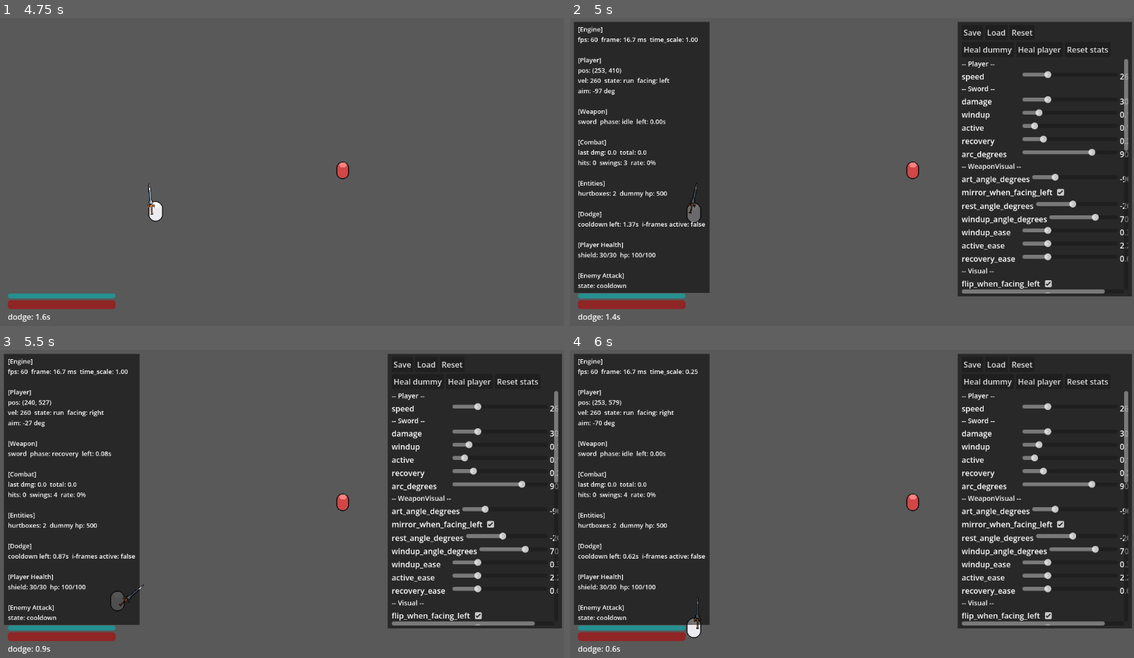
Above: before the commit, frames 1-4 (two rows, left to right).
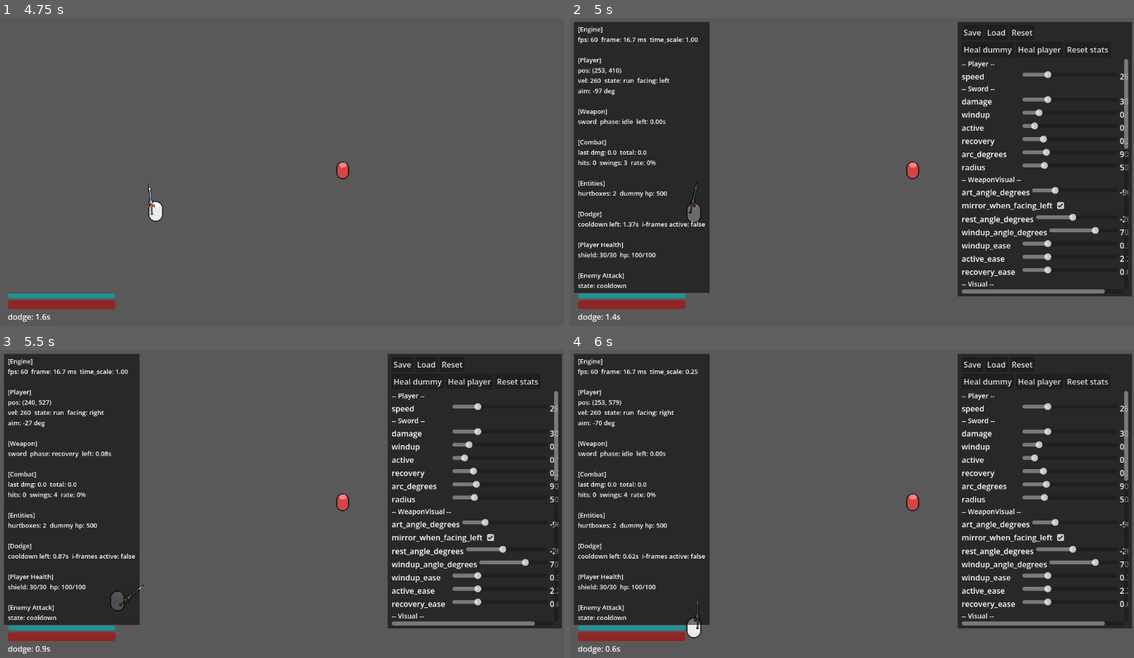
Above: after the commit, the same moments.

Repository: Matcry12/Thiat
Game: Godot game, scene res://scenes/arena.tscn
The game is run twice, just before and just after one commit, with the same random seed, the same clock (stepped at 60 frames per second) and the same inputs.
Inputs (mouse positions are in pixels of both pictures, inside the frame that each line leads up to):
- Up to frame 1 (4.75 s): tap Enter at 0.5 s; move the mouse to (406, 159) at 0.52 s; hold D (move_right) 0.53-1.28 s; click (406, 159) at 0.6 s; move the mouse to (169, 193) at 1.27 s; hold S (move_down) 1.28-2.03 s; tap Q (dodge) at 1.35, 2.85, 4.35 s; move the mouse to (338, 107) at 2.02 s; hold D (move_right) 2.03-2.78 s; click (338, 107) at 2.1 s; move the mouse to (253, 239) at 2.77 s; hold W (move_up) 2.78-3.53 s; move the mouse to (451, 224) at 3.52 s; hold A (move_left) from 3.53 s (still down); click (451, 224) at 3.6 s; tap F1 (debug_hitboxes) at 4.15 s; move the mouse to (112, 128) at 4.27 s
- Up to frame 2 (5 s): keep holding A (move_left); tap F3 (debug_panel) at 4.9 s
- Up to frame 3 (5.5 s): move the mouse to (310, 507) at 5.02 s; release A (move_left) at 5.03 s; hold S (move_down) from 5.03 s (still down); click (310, 507) at 5.1 s
- Up to frame 4 (6 s): tap F2 (debug_slowmo) at 5.65 s; move the mouse to (767, 430) at 5.77 s; release S (move_down) at 5.78 s; hold D (move_right) from 5.78 s (still down); tap Q (dodge) at 5.85 s

Frame 1 is identical in both runs. In frame 2, 2.4% of the frame differs, in the area x 69-99%, y 42-90%; in frame 3, 2.4%; in frame 4, 2.4%.

Commit message:
feat(combat): melee hit area is a sector generated from arc + radius
Dragging a rectangle is a clumsy way to describe a sweep. A sweep is a sector:
an arc angle (cung tron) and a radius (ban kinh). SectorShape is a @tool
CollisionPolygon2D that GENERATES the pie-slice from those two numbers, live in
the editor and live while playing.

This keeps decision 0011 intact - the hit area is still real geometry carried by
the weapon pivot, not maths against the aim direction - while giving numeric
control back. One owner: the numbers generate the shape, and arc_degrees drives
both the blade's visual sweep and the hit sector, so they cannot disagree.

The Hitbox moves from under Blade to under WeaponVisual, the hand pivot: the
sector covers the whole region the blade sweeps through, so it must rotate with
aim but not with the blade's own animation, which would double-count it.

F1 now draws CollisionPolygon2D outlines, so the sector is visible. F3 gets
radius and arc sliders with sensible ranges.

Ten tests pass, boots clean.

Co-Authored-By: Claude Opus 5 <noreply@anthropic.com>

Diff:
--- a/scenes/player.tscn
+++ b/scenes/player.tscn
@@ -12,12 +12,10 @@
 [ext_resource type="Texture2D" uid="uid://jshxlxj775bb" path="res://assets/stock/sword_straight.png" id="10"]
 [ext_resource type="Script" path="res://scripts/components/health.gd" id="11"]
 [ext_resource type="Script" path="res://scripts/components/dodge.gd" id="12"]
+[ext_resource type="Script" path="res://scripts/components/sector_shape.gd" id="13"]
 
 [sub_resource type="CircleShape2D" id="BodyShape"]
 radius = 11.0
-
-[sub_resource type="RectangleShape2D" id="HitShape"]
-size = Vector2(10, 34)
 
 [sub_resource type="CircleShape2D" id="HurtShape"]
 radius = 15.0
@@ -60,14 +58,14 @@
 centered = false
 offset = Vector2(-8, -44)
 
-[node name="Hitbox" type="Area2D" parent="WeaponVisual/Blade" unique_id=2141333532]
+[node name="Hitbox" type="Area2D" parent="WeaponVisual" unique_id=2141333532]
 collision_layer = 8
 collision_mask = 4
 script = ExtResource("4")
 
-[node name="CollisionShape2D" type="CollisionShape2D" parent="WeaponVisual/Blade/Hitbox" unique_id=1592139998]
-position = Vector2(-0.5000005, -26.999998)
-shape = SubResource("HitShape")
+[node name="SectorShape" type="CollisionPolygon2D" parent="WeaponVisual/Hitbox" unique_id=1592139998]
+script = ExtResource("13")
+weapon = ExtResource("6")
 
 [node name="Hurtbox" type="Area2D" parent="." unique_id=186865809]
 collision_layer = 2
@@ -80,7 +78,7 @@
 [node name="WeaponHolder" type="Node" parent="." unique_id=544363035]
 script = ExtResource("5")
 weapon = ExtResource("6")
-hitbox_path = NodePath("../WeaponVisual/Blade/Hitbox")
+hitbox_path = NodePath("../WeaponVisual/Hitbox")
 
 [node name="Health" type="Node" parent="."]
 script = ExtResource("11")
--- a/scripts/components/hitbox.gd
+++ b/scripts/components/hitbox.gd
@@ -2,12 +2,12 @@
 class_name Hitbox
 ## Deals damage to anything the shape overlaps while active.
 ##
-## The shape (`CollisionShape2D` under this node) is authored in the editor
-## as a child of `WeaponVisual/Blade`, sized to match the blade art. It IS
-## the hit area — there is no reach/arc math here to keep in sync with what
-## is drawn; the drawn blade and the hit area are the same transform
-## (decision 0011). Reparent/resize the shape to change what hits, not a
-## number in this script.
+## The shape (a `CollisionShape2D` or `CollisionPolygon2D` child of this node)
+## IS the hit area — there is no reach/arc math here to keep in sync with it.
+## It may be hand-authored (dragged in the editor, like the enemy's strike
+## circle) OR generated from weapon numbers (`SectorShape`, under the melee
+## Hitbox, decision 0011 amendment). Either way there is exactly one shape and
+## it is the single source of truth; this script never computes geometry.
 ##
 ## Collision layers (project-wide convention, BIT VALUES as used in .tscn):
 ##   1 = world/walls   2 = player hurtbox   4 = enemy hurtbox
--- /dev/null
+++ b/scripts/components/sector_shape.gd
@@ -0,0 +1,90 @@
+@tool
+extends CollisionPolygon2D
+class_name SectorShape
+## Generates a pie-slice (sector) polygon from an arc angle + a radius,
+## instead of a hand-dragged rectangle (decision 0011 amendment). The sector
+## is centred on local +X — the direction its parent points — and spans
+## `-arc_degrees/2 .. +arc_degrees/2`. Flat 2D, no perspective squashing
+## (.claude/memory/mistakes.md).
+##
+## ONE OWNER (.claude/memory/mistakes.md): if `weapon` is set, `arc_degrees`
+## and `radius` are OVERWRITTEN from it on every rebuild — WeaponData is the
+## source of truth and these two exports become read-only mirrors, kept
+## exported only so a) they show the current value in the inspector and
+## b) the shape still works standalone (no weapon) for a one-off sector.
+## Never hand-edit them on a weapon-driven sector; edit the .tres instead.
+
+@export var weapon: WeaponData: set = _set_weapon
+@export var arc_degrees := 90.0: set = _set_arc_degrees
+@export var radius := 50.0: set = _set_radius
+@export var inner_radius := 0.0: set = _set_inner_radius  ## hole near the hand, for polearms that don't hit at the grip
+@export var segments := 16: set = _set_segments           ## polygon smoothness
+
+var _last_weapon_arc := 0.0
+var _last_weapon_radius := 0.0
+## Guards against infinite recursion: _rebuild() mirrors weapon values back
+## into arc_degrees/radius, and those setters call _rebuild() too — without
+## this flag that write-back would re-trigger itself forever.
+var _syncing := false
+
+func _ready() -> void:
+	_rebuild()
+
+func _set_weapon(v: WeaponData) -> void:
+	weapon = v
+	_rebuild()
+
+func _set_arc_degrees(v: float) -> void:
+	arc_degrees = v
+	if not _syncing:
+		_rebuild()
+
+func _set_radius(v: float) -> void:
+	radius = v
+	if not _syncing:
+		_rebuild()
+
+func _set_inner_radius(v: float) -> void:
+	inner_radius = maxf(v, 0.0)
+	_rebuild()
+
+func _set_segments(v: int) -> void:
+	segments = maxi(v, 3)
+	_rebuild()
+
+## F3 writes straight to the WeaponData resource (it's a registered tuning
+## target), not to this node, so there is no setter/signal to hook. Polling
+## two floats per physics frame is cheap; rebuild only when they actually
+## changed since last frame.
+func _physics_process(_delta: float) -> void:
+	if weapon != null and (weapon.arc_degrees != _last_weapon_arc or weapon.radius != _last_weapon_radius):
+		_rebuild()
+
+func _rebuild() -> void:
+	var arc := arc_degrees
+	var r := radius
+	if weapon != null:
+		arc = weapon.arc_degrees
+		r = weapon.radius
+		_syncing = true
+		arc_degrees = arc
+		radius = r
+		_syncing = false
+	_last_weapon_arc = arc
+	_last_weapon_radius = r
+	polygon = build_sector_polygon(arc, r, inner_radius, segments)
+
+## Static so tests can build a polygon without a live node in the tree.
+static func build_sector_polygon(arc_deg: float, r: float, inner_r: float, segs: int) -> PackedVector2Array:
+	var half := deg_to_rad(maxf(arc_deg, 0.001)) / 2.0
+	var points := PackedVector2Array()
+	if inner_r <= 0.0:
+		points.append(Vector2.ZERO)
+	else:
+		for i in segs + 1:
+			var t: float = lerpf(-half, half, float(i) / segs)
+			points.append(Vector2.RIGHT.rotated(t) * inner_r)
+	for i in segs + 1:
+		var t: float = lerpf(half, -half, float(i) / segs)
+		points.append(Vector2.RIGHT.rotated(t) * r)
+	return points
--- a/scripts/debug/tuning_panel.gd
+++ b/scripts/debug/tuning_panel.gd
@@ -21,7 +21,8 @@
 ## current value" (see `_range_for`) gives a bad slider range. Keyed by
 ## property name only — NOT a hardcoded list of which properties exist.
 @export var range_overrides: Dictionary = {
-	"arc_degrees": {"min": -180.0, "max": 180.0},
+	"arc_degrees": {"min": 10.0, "max": 360.0},
+	"radius": {"min": 10.0, "max": 200.0},
 	"art_angle_degrees": {"min": -180.0, "max": 180.0},
 	"windup_angle_degrees": {"min": -180.0, "max": 180.0},
 	"rest_angle_degrees": {"min": -180.0, "max": 180.0},
--- a/scripts/debug_overlay.gd
+++ b/scripts/debug_overlay.gd
@@ -48,7 +48,7 @@
 func _on_draw() -> void:
 	if not enabled:
 		return
-	var hitbox: Hitbox = _player.get_node("WeaponVisual/Blade/Hitbox")
+	var hitbox: Hitbox = _player.get_node("WeaponVisual/Hitbox")
 	var weapon_holder: WeaponHolder = _player.get_node("WeaponHolder")
 
 	# Hurtboxes: green outline.
@@ -90,11 +90,32 @@
 	if shape:
 		_draw_ground_circle(cs.global_position, shape.radius, Color.GREEN, 2.0)
 
-## Draws the Hitbox's own CollisionShape2D, rotated and positioned exactly as
-## it sits in the world. Supports the two shape types decision 0011 allows.
+## Draws the Hitbox's own shape, rotated and positioned exactly as it sits in
+## the world. Supports hand-authored shapes (CollisionShape2D: Rectangle or
+## Capsule) AND a generated sector (CollisionPolygon2D, decision 0011
+## amendment) — whichever child the Hitbox actually has is the real hit area,
+## so this is the only honest picture of what can currently hit.
 func _draw_hitbox_outline(hitbox: Hitbox) -> void:
-	var cs := hitbox.get_node("CollisionShape2D") as CollisionShape2D
-	if cs == null or cs.shape == null:
+	for child in hitbox.get_children():
+		if child is CollisionPolygon2D:
+			_draw_collision_polygon_outline(child)
+			return
+		elif child is CollisionShape2D:
+			_draw_collision_shape_outline(child)
+			return
+
+func _draw_collision_polygon_outline(cp: CollisionPolygon2D) -> void:
+	if cp.polygon.is_empty():
+		return
+	var xform := cp.global_transform
+	var points := PackedVector2Array()
+	for p in cp.polygon:
+		points.append(xform * p)
+	points.append(points[0])
+	_draw_layer.draw_polyline(points, Color.RED, 2.0)
+
+func _draw_collision_shape_outline(cs: CollisionShape2D) -> void:
+	if cs.shape == null:
 		return
 	var xform := cs.global_transform
 	var points := PackedVector2Array()
--- a/scripts/weapons/weapon_data.gd
+++ b/scripts/weapons/weapon_data.gd
@@ -7,8 +7,11 @@
 @export var windup := 0.15
 @export var active := 0.1
 @export var recovery := 0.2
-## How far the blade sweeps during the active frame — a motion property that
-## moves the hit area, not a filter on it. The hit area itself is the Hitbox
-## shape parented under WeaponVisual/Blade (decision 0011).
+## How far the blade sweeps during the active frame. One number, two jobs:
+## it drives the blade's visual swing (WeaponVisual) AND, since the 0011
+## amendment, the angle of the GENERATED hit sector (SectorShape) — so the
+## drawn sweep and the hit area can't disagree.
 @export var arc_degrees := 90.0
+## How far the hit sector reaches (bán kính). Feeds SectorShape.radius.
+@export var radius := 50.0
 @export var color := Color.WHITE
--- a/tests/test_hitbox_on_weapon.gd
+++ b/tests/test_hitbox_on_weapon.gd
@@ -1,6 +1,8 @@
 extends SceneTree
-# Headless: proves decision 0011 — the Hitbox is parented under the blade and
-# inherits its transform, and it does nothing while the weapon is idle.
+# Headless: proves decision 0011 (amended) — the Hitbox is parented under
+# WeaponVisual (the hand pivot, not the Blade's own swing animation) and
+# inherits WeaponVisual's transform, and it does nothing while the weapon is
+# idle.
 func _init():
 	var player = load("res://scenes/player.tscn").instantiate()
 	root.add_child(player)
@@ -10,23 +12,26 @@
 	player.set_physics_process(false)
 
 	var weapon_visual: Node2D = player.get_node("WeaponVisual")
-	var blade: Node = player.get_node("WeaponVisual/Blade")
-	var hitbox: Node2D = player.get_node("WeaponVisual/Blade/Hitbox")
+	var hitbox: Node2D = player.get_node("WeaponVisual/Hitbox")
 
-	# 1. Parent chain includes Blade.
-	var parented_under_blade: bool = hitbox.get_parent() == blade
-	print("hitbox parent is Blade: ", parented_under_blade)
+	# 1. Parent chain includes WeaponVisual (the hand pivot), per the amendment.
+	var parented_under_weapon_visual: bool = hitbox.get_parent() == weapon_visual
+	print("hitbox parent is WeaponVisual: ", parented_under_weapon_visual)
 
-	# 2. Rotating WeaponVisual moves the hitbox's global_position (proves it
-	# inherits the transform instead of being computed independently).
+	# 2. Rotating WeaponVisual moves the sector's world-space extent (proves it
+	# inherits the transform instead of being computed independently). The
+	# Hitbox node itself sits AT the hand pivot (WeaponVisual's origin), so its
+	# own global_position does not move on a pure rotation — what has to move
+	# is the generated shape, so check a point on the actual sector polygon.
+	var sector: CollisionPolygon2D = hitbox.get_node("SectorShape")
 	weapon_visual.rotation = 0.0
 	await physics_frame
-	var pos_a: Vector2 = hitbox.global_position
+	var tip_a: Vector2 = sector.global_transform * sector.polygon[sector.polygon.size() / 2]
 	weapon_visual.rotation = deg_to_rad(90.0)
 	await physics_frame
-	var pos_b: Vector2 = hitbox.global_position
-	var moved_with_rotation: bool = not pos_a.is_equal_approx(pos_b)
-	print("hitbox moves when WeaponVisual rotates: ", moved_with_rotation, " (", pos_a, " -> ", pos_b, ")")
+	var tip_b: Vector2 = sector.global_transform * sector.polygon[sector.polygon.size() / 2]
+	var moved_with_rotation: bool = not tip_a.is_equal_approx(tip_b)
+	print("hitbox shape moves when WeaponVisual rotates: ", moved_with_rotation, " (", tip_a, " -> ", tip_b, ")")
 
 	# 3. No damage while idle: the shape may still geometrically overlap a
 	# target, but Hitbox only checks overlaps while `start_swing()` was called.
@@ -41,6 +46,6 @@
 	var no_damage_while_idle: bool = health.hp == hp_before
 	print("no damage dealt while idle: ", no_damage_while_idle)
 
-	var ok: bool = parented_under_blade and moved_with_rotation and no_damage_while_idle
+	var ok: bool = parented_under_weapon_visual and moved_with_rotation and no_damage_while_idle
 	print("PASS" if ok else "FAIL")
 	quit(0 if ok else 1)
--- /dev/null
+++ b/tests/test_sector_shape.gd
@@ -0,0 +1,35 @@
+extends SceneTree
+# Headless: proves SectorShape (scripts/components/sector_shape.gd) generates
+# a correct pie-slice polygon from arc_degrees + radius (decision 0011
+# amendment), with no weapon attached (weapon == null uses the exported
+# numbers directly).
+func _init():
+	var sector := SectorShape.new()
+	sector.weapon = null
+	sector.arc_degrees = 90.0
+	sector.radius = 50.0
+	sector.segments = 16
+	sector._rebuild()
+
+	var poly := sector.polygon
+	var expected_points := sector.segments + 2  # origin + (segments+1) outer-arc points, no inner hole
+	var count_ok: bool = poly.size() == expected_points
+	print("point count: ", poly.size(), " expected: ", expected_points, " ok: ", count_ok)
+
+	var ahead_in := Vector2(sector.radius * 0.9, 0.0)
+	var ahead_out := Vector2(sector.radius * 1.5, 0.0)
+	var behind := Vector2(-sector.radius * 0.9, 0.0)
+
+	var inside_near: bool = Geometry2D.is_point_in_polygon(ahead_in, poly)
+	var outside_far: bool = not Geometry2D.is_point_in_polygon(ahead_out, poly)
+	var outside_behind: bool = not Geometry2D.is_point_in_polygon(behind, poly)
+
+	print("point at radius*0.9 ahead is inside: ", inside_near)
+	print("point at radius*1.5 ahead is outside: ", outside_far)
+	print("point behind the weapon is outside: ", outside_behind)
+
+	sector.free()
+
+	var ok: bool = count_ok and inside_near and outside_far and outside_behind
+	print("PASS" if ok else "FAIL")
+	quit(0 if ok else 1)
--- a/tests/test_weapon_mirrors.gd
+++ b/tests/test_weapon_mirrors.gd
@@ -8,17 +8,21 @@
 	var player = arena.get_node("Player")
 	player.set_physics_process(false)          # headless mouse sits at (0,0)
 	var wv = arena.get_node("Player/WeaponVisual")
-	var hitbox = arena.get_node("Player/WeaponVisual/Blade/Hitbox")
+	var hitbox = arena.get_node("Player/WeaponVisual/Hitbox")
+	# Hitbox itself sits AT the hand pivot (WeaponVisual's origin), so its own
+	# global_position doesn't move on a mirror/rotation — check a point on the
+	# actual generated sector polygon instead (decision 0011 amendment).
+	var sector: CollisionPolygon2D = hitbox.get_node("SectorShape")
 
 	wv.set_aim_angle(0.0)                      # aiming right
 	await physics_frame
 	var right_scale: float = wv.scale.y
-	var right_hit: Vector2 = hitbox.global_position
+	var right_hit: Vector2 = sector.global_transform * sector.polygon[sector.polygon.size() / 2]
 
 	wv.set_aim_angle(PI)                       # aiming left
 	await physics_frame
 	var left_scale: float = wv.scale.y
-	var left_hit: Vector2 = hitbox.global_position
+	var left_hit: Vector2 = sector.global_transform * sector.polygon[sector.polygon.size() / 2]
 
 	var mirrored := right_scale > 0.0 and left_scale < 0.0
 	var hitbox_followed := not right_hit.is_equal_approx(left_hit)
Not shown, added: scripts/components/sector_shape.gd.uid
Not shown, added: tests/test_sector_shape.gd.uid
Not shown, changed: docs/decision/0011-hitbox-lives-on-the-weapon.md
